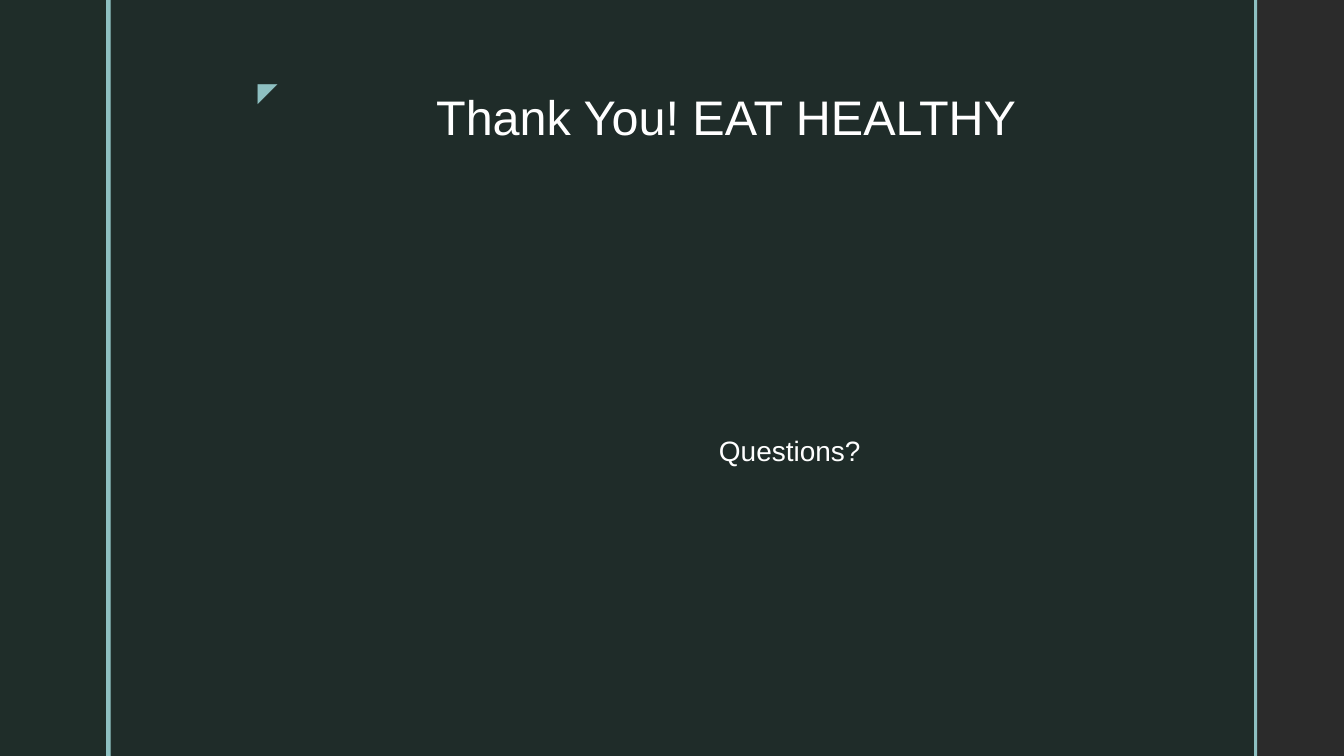
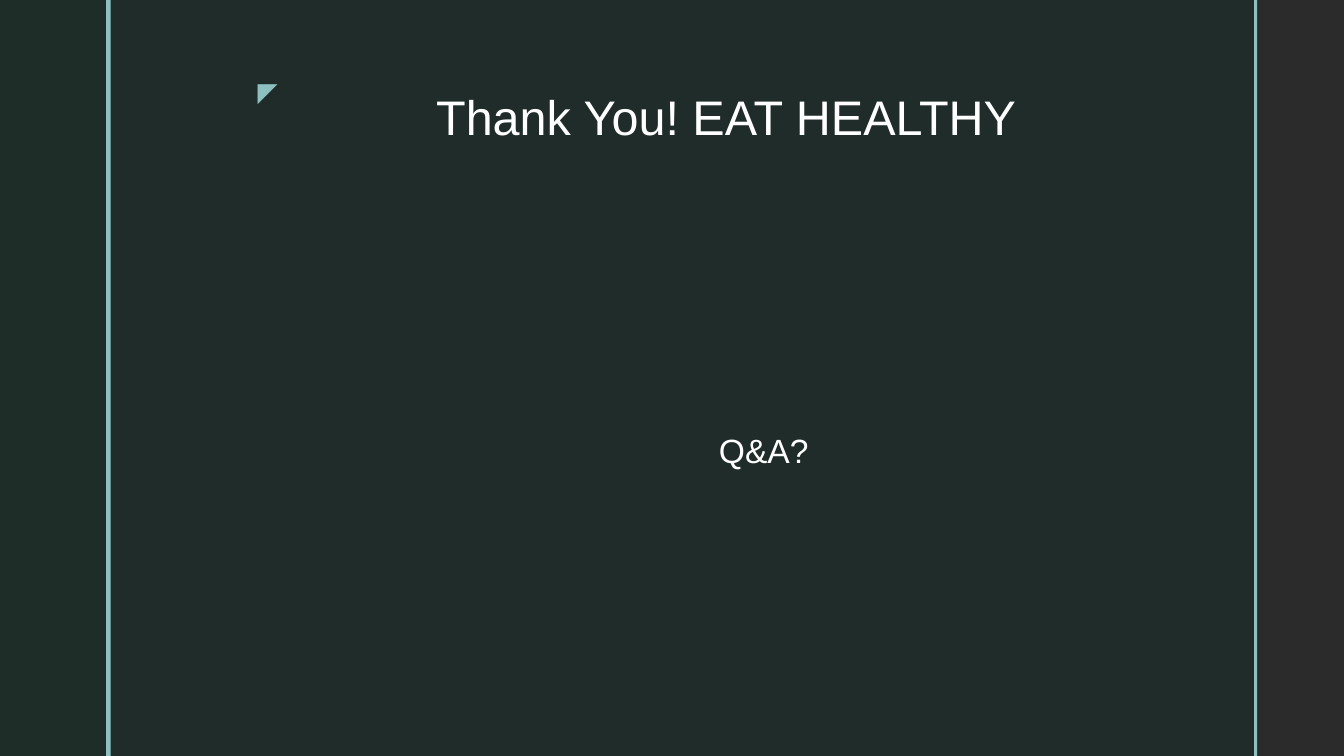
Before and after one commit to monikarutgers/Project_DataVizualization1, a slide deck: slide 22 of Restaurants vs Obesity Project.pptx (slide 21 before the commit). Drawn at 1344x756 pixels with LibreOffice and Linux fonts; fonts in the diff are those of the drawing; background and template pictures are left out; a plain dark background stands for a picture behind light text. Boxes give left, top, right and bottom in pixels: in the first picture for what was removed or moved away, otherwise in the second. Text is boxed around its words. In the diff, an @@ line names an element or a change of style, - is before the commit and + after.

```diff
--- a/Restaurants vs Obesity Project.pptx
+++ b/Restaurants vs Obesity Project.pptx
@@ text at (719,439,809,470): text changed; size 15 to 18 pt @@
-Questions?
+Q&A?
```
Also in this commit, not shown: 2 other slides changed, 1 slide added, 2 other files.
